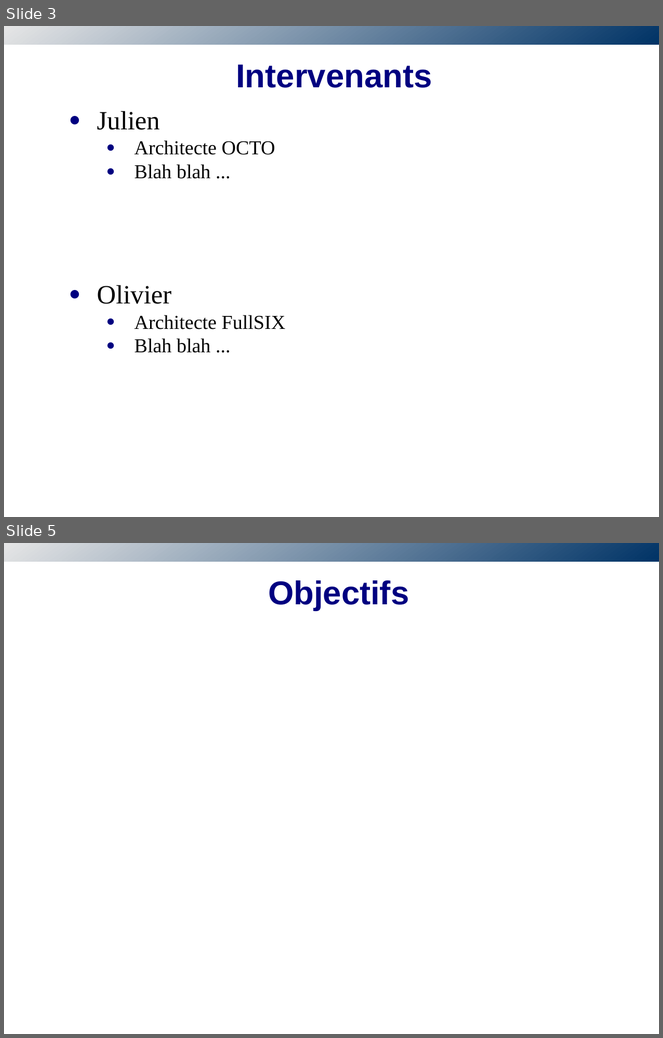
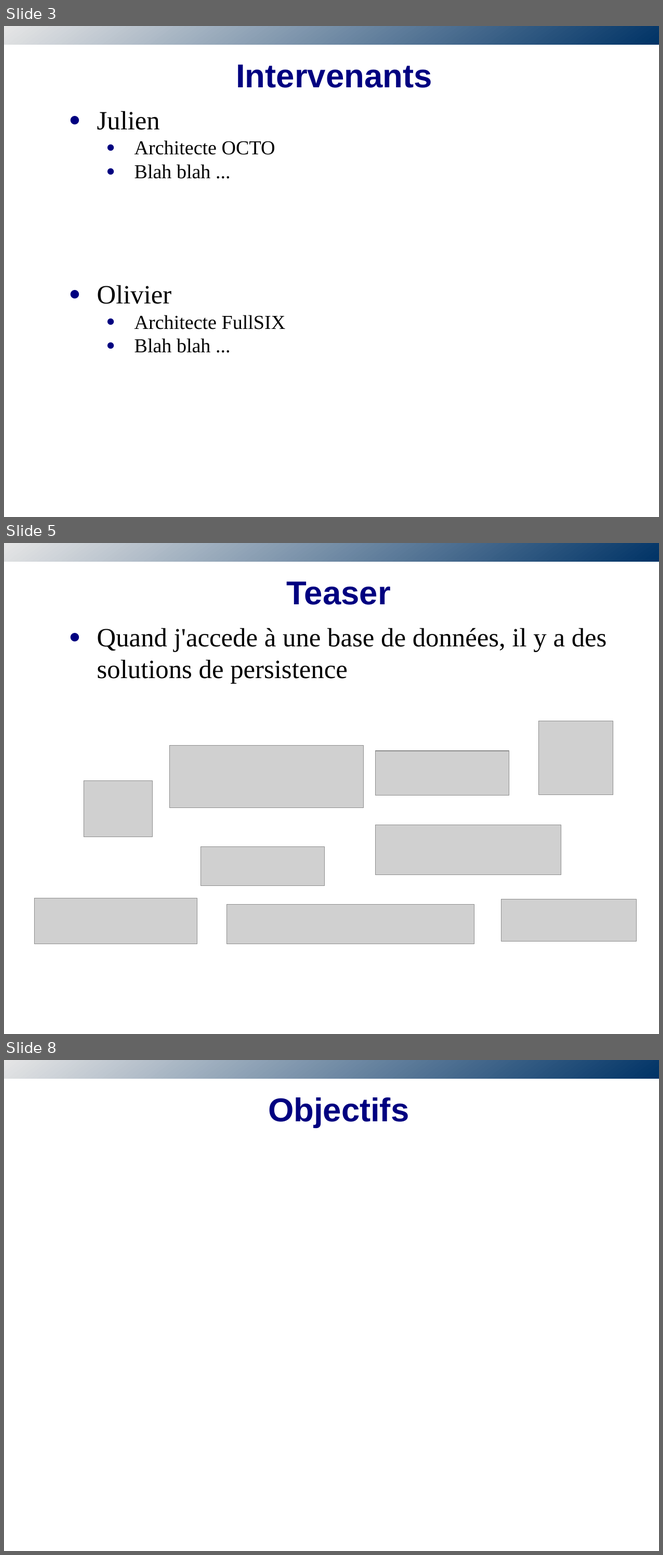
Before and after one commit to obazoud/spring-batch-sug, a slide deck: presentation/SUG-SpringBatch.odp. Shown one above the other, each under a label of ours: slides 3 and 5 before the commit, slides 3, 5 and 8 after it; the slides between them are not shown. The pictures are 663x1038 and 663x1555 pixels, drawn with LibreOffice and Linux fonts; fonts in the diff are those of the drawing; grey boxes stand for pictures; background and template pictures are left out. Boxes give left, top, right and bottom in pixels: in the first picture for what was removed or moved away, otherwise in the second. Text is boxed around its words. In the diff, an @@ line names an element or a change of style, - is before the commit and + after.

Commit message:
Add teaser

```diff
--- a/presentation/SUG-SpringBatch.odp
+++ b/presentation/SUG-SpringBatch.odp
@@ slide 5 added at box(4, 543, 659, 1034), background #FFFFFF; not listed: 1 template element that a slide beside it also shows @@
@@ title added at box(287, 581, 391, 605), 40 pt, text #000080, bold @@
+Teaser
@@ text added at box(97, 628, 607, 683), 32 pt, text #000000 @@
+● Quand j'accede à une base de données, il y a des solutions de persistence
@@ picture added at box(539, 721, 613, 795) @@
@@ picture added at box(170, 746, 364, 808) @@
@@ picture added at box(376, 751, 509, 796) @@
@@ picture added at box(84, 781, 153, 837) @@
@@ picture added at box(376, 825, 561, 875) @@
@@ picture added at box(201, 847, 324, 887) @@
@@ picture added at box(34, 899, 197, 944) @@
@@ picture added at box(502, 900, 637, 942) @@
@@ picture added at box(227, 904, 475, 944) @@
@@ what was slide 5 is now slide 8 @@
```
Also in this commit, not shown: 3 other slides added, 1 slide removed.
